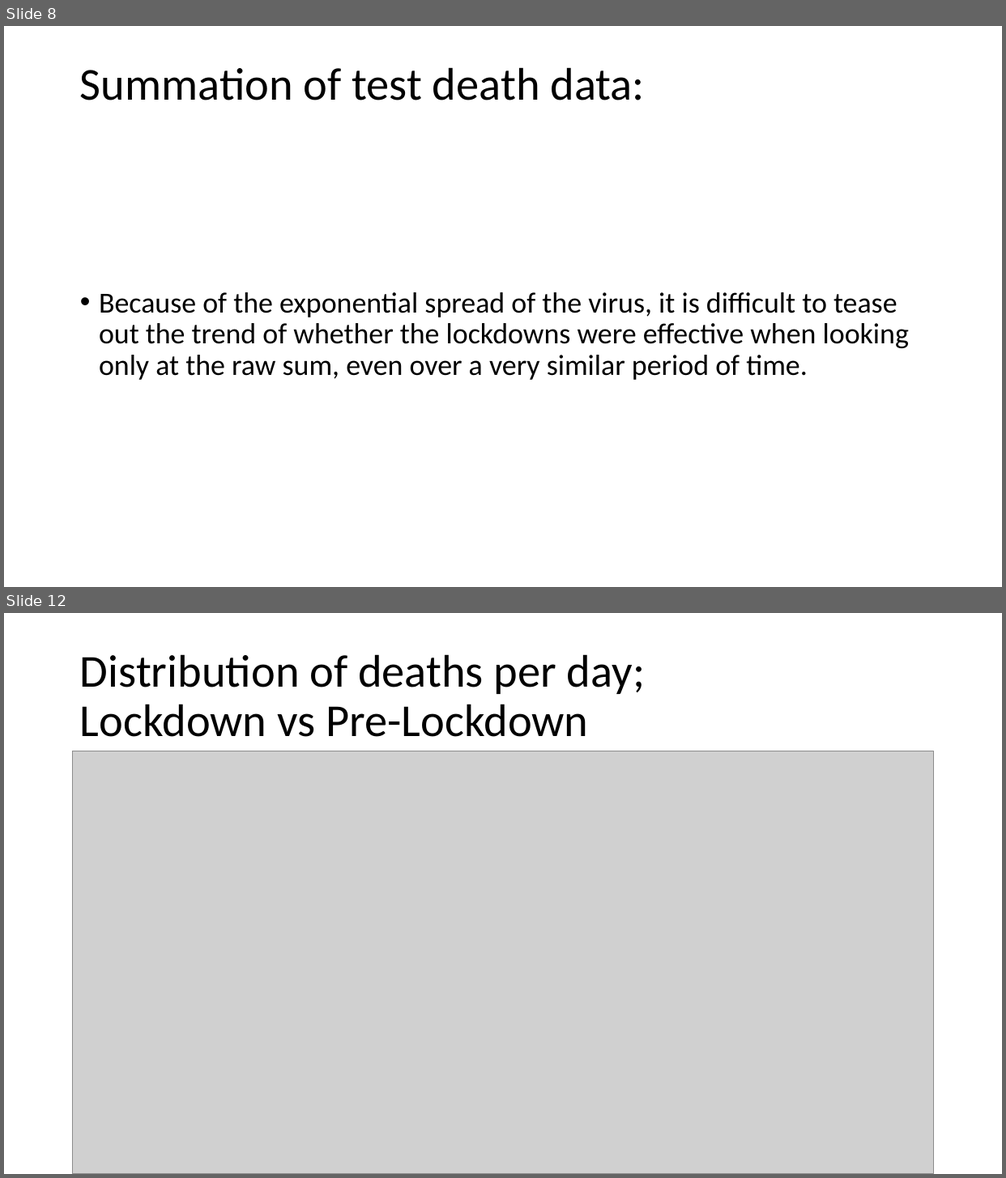
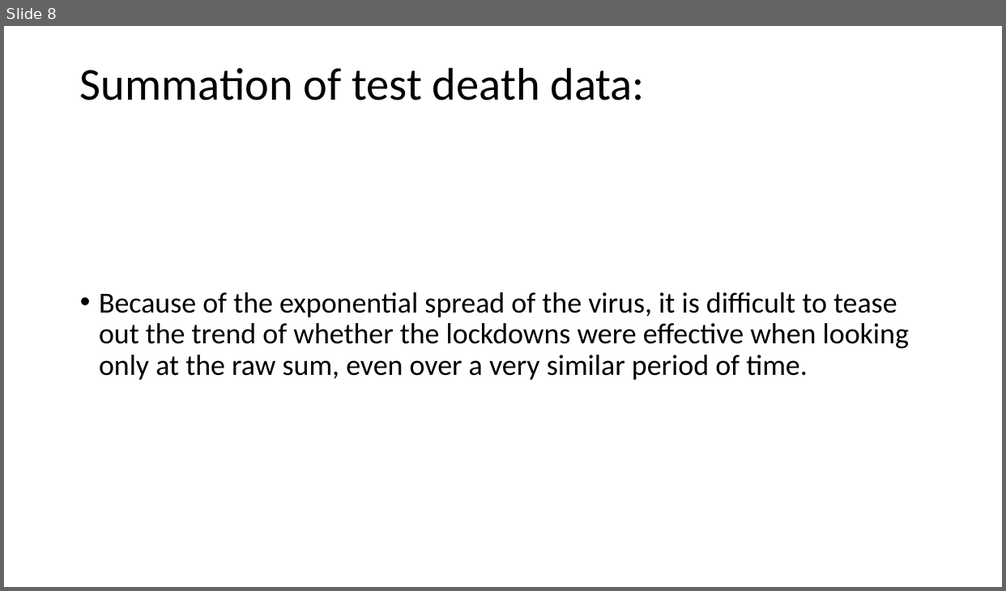
Before and after one commit to RPerron91/Lockdown-Efficacy, a slide deck: capstone1_covid-19.pptx. Shown one above the other, each under a label of ours: slides 8 and 12 before the commit, slide 8 after it; the slides between them are not shown. The pictures are 1006x1178 and 1006x591 pixels, drawn with LibreOffice and Linux fonts; fonts in the diff are those of the drawing; grey boxes stand for pictures. Boxes give left, top, right and bottom in pixels: in the first picture for what was removed or moved away, otherwise in the second. Text is boxed around its words. In the diff, an @@ line names an element or a change of style, - is before the commit and + after.

```diff
--- a/capstone1_covid-19.pptx
+++ b/capstone1_covid-19.pptx
@@ slide 12 removed at bbox=[4, 613, 1002, 1174], background #FFFFFF @@
@@ title removed at bbox=[80, 654, 645, 737] @@
-Distribution of deaths per day;
-Lockdown vs Pre-Lockdown
@@ picture removed at bbox=[73, 752, 934, 1174] @@
```
Also in this commit, not shown: 5 slides changed, 4 slides added, 3 other slides removed, 1 other file.
